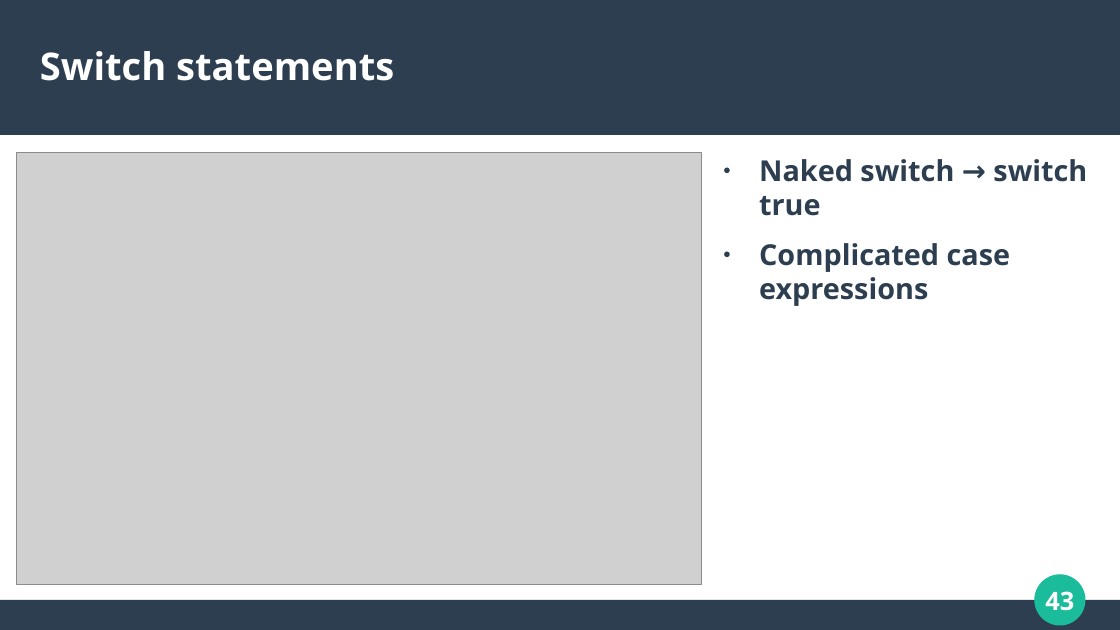
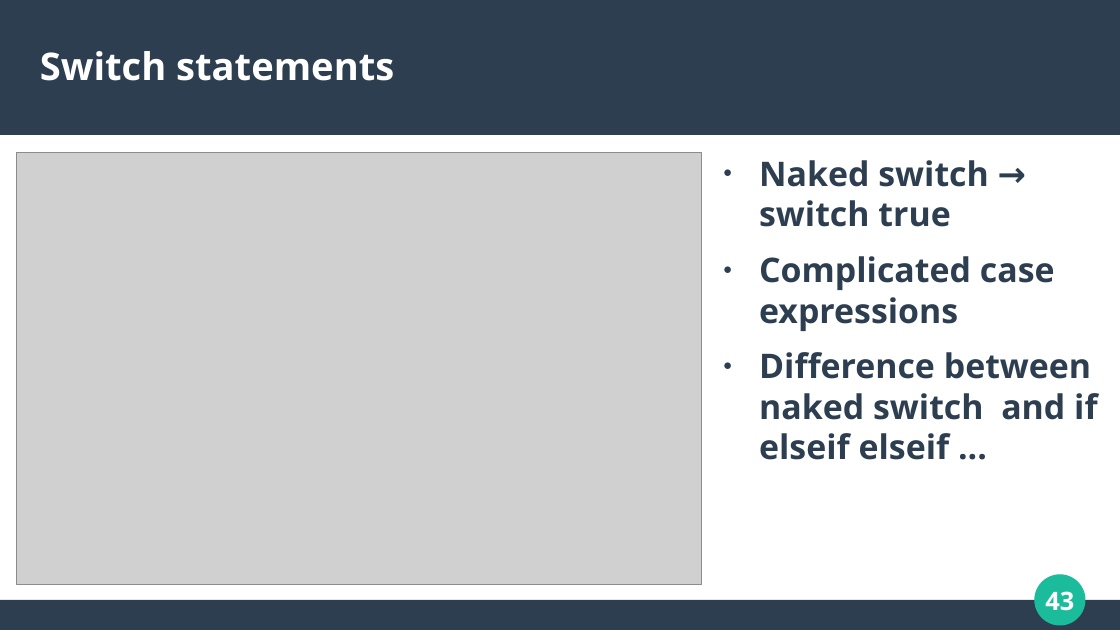
Before and after one commit to calvincramer/golang-training-1, a slide deck: slide 43 of presentation-1.odp. Drawn at 1120x630 pixels with LibreOffice and Linux fonts; fonts in the diff are those of the drawing; grey boxes stand for pictures. Boxes give left, top, right and bottom in pixels: in the first picture for what was removed or moved away, otherwise in the second. Text is boxed around its words. In the diff, an @@ line names an element or a change of style, - is before the commit and + after.

```diff
--- a/presentation-1.odp
+++ b/presentation-1.odp
@@ text at (759, 160, 1055, 331): size 20.4 to 24 pt in "Naked switch → switch true", "Complicated case expressions" @@
@@ text at (759, 352, 1097, 460): paragraph added @@
+● Difference between naked switch and if elseif elseif ...
```
Also in this commit, not shown: 17 other slides changed, 1 other file.
